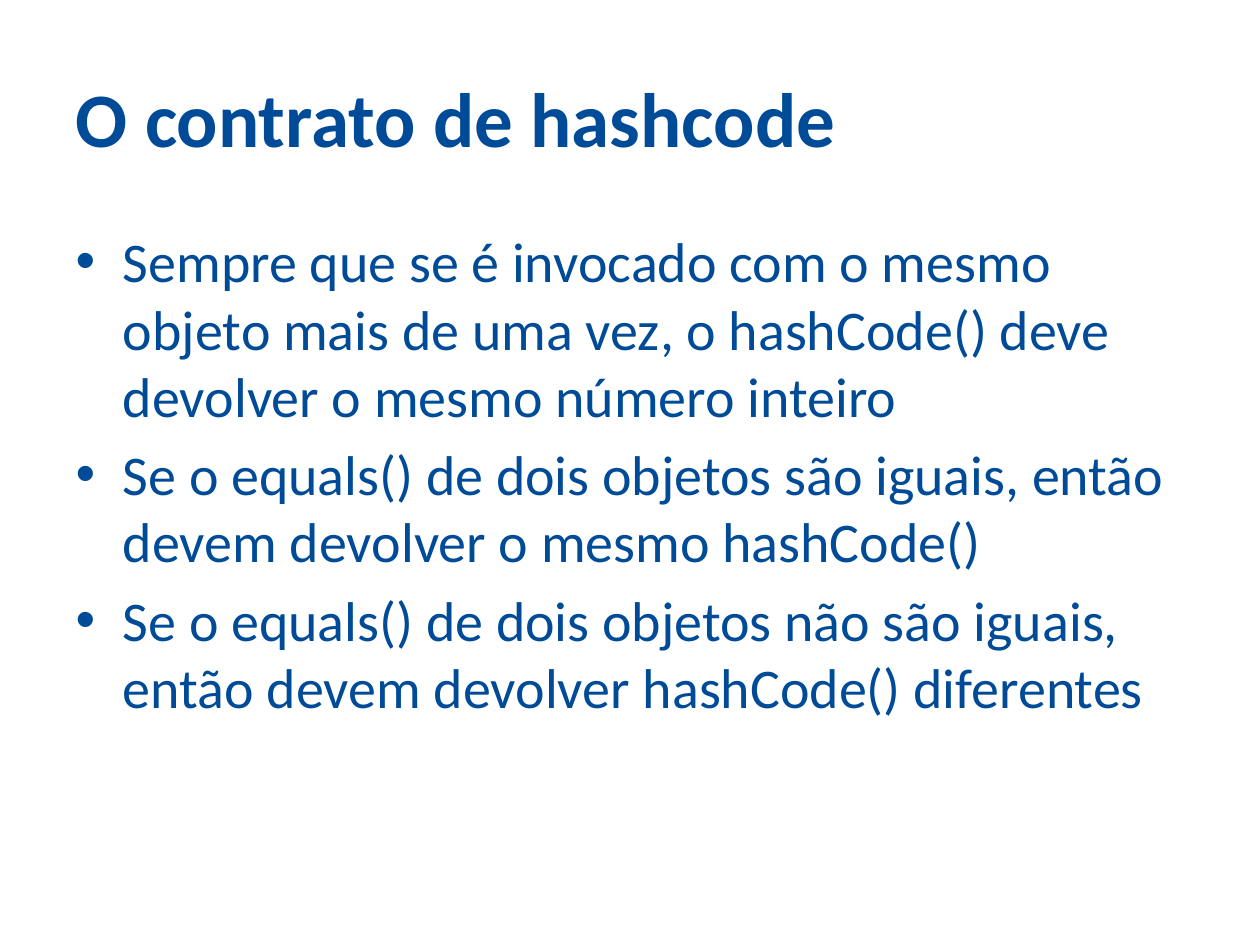
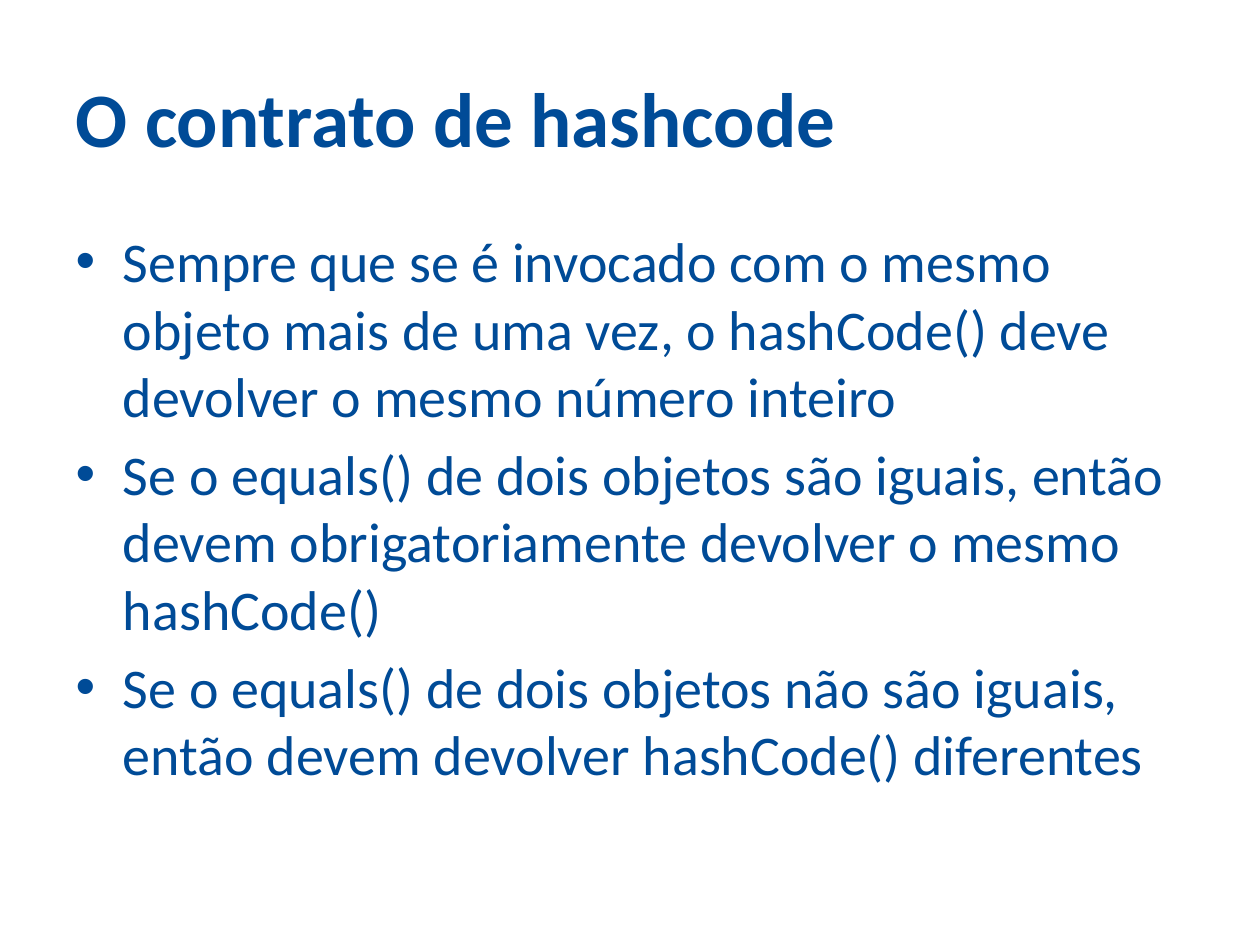
Before and after one commit to ozieljose/java6cert, a slide deck: slide 16 of slides/15-Collections.pptx. Drawn at 1260x945 pixels with LibreOffice and Linux fonts; fonts in the diff are those of the drawing; background and template pictures are left out. Boxes give left, top, right and bottom in pixels: in the first picture for what was removed or moved away, otherwise in the second. Text is boxed around its words. In the diff, an @@ line names an element or a change of style, - is before the commit and + after.

```diff
--- a/slides/15-Collections.pptx
+++ b/slides/15-Collections.pptx
@@ text at <box>123,454,1163,638</box>: text changed @@
-• Se o equals() de dois objetos são iguais, então devem devolver o mesmo hashCode()
+• Se o equals() de dois objetos são iguais, então devem obrigatoriamente devolver o mesmo hashCode()
```
Also in this commit, not shown: 16 other slides changed, 1 other file.
